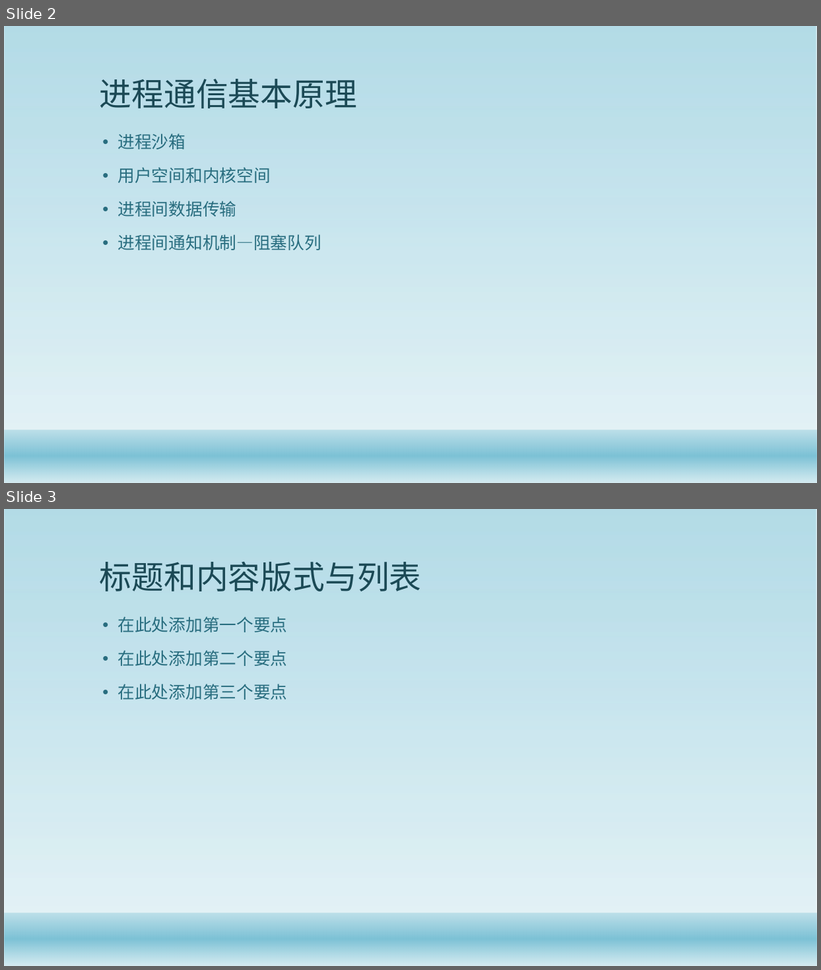
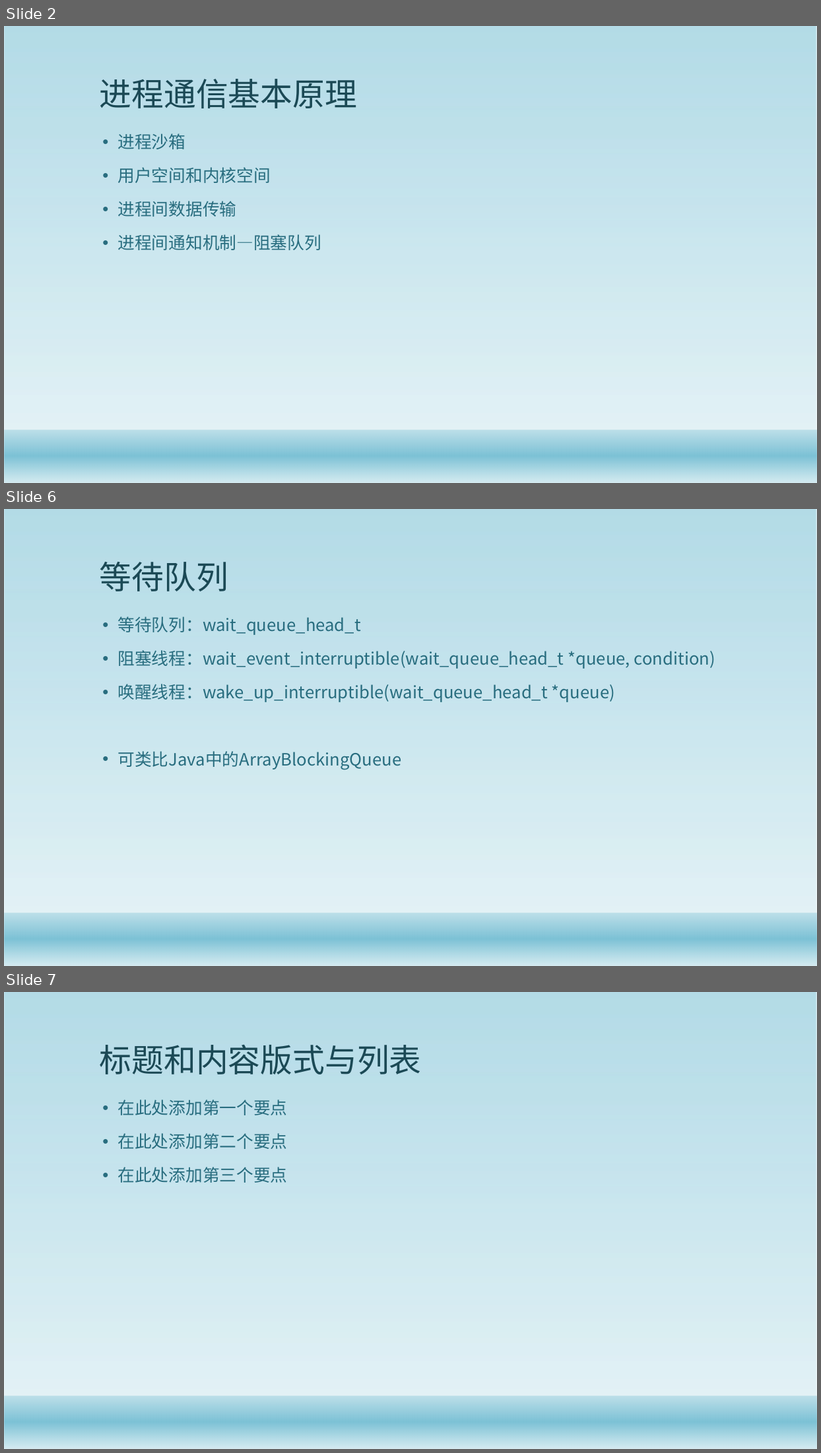
Before and after one commit to gaozhuo/binder-, a slide deck: 技术分享.pptx. Shown one above the other, each under a label of ours: slides 2 and 3 before the commit, slides 2, 6 and 7 after it; the slides between them are not shown. The pictures are 821x970 and 821x1453 pixels, drawn with LibreOffice and Linux fonts; fonts in the diff are those of the drawing; background and template pictures are left out. Boxes give left, top, right and bottom in pixels: in the first picture for what was removed or moved away, otherwise in the second. Text is boxed around its words. In the diff, an @@ line names an element or a change of style, - is before the commit and + after.

```diff
--- a/技术分享.pptx
+++ b/技术分享.pptx
@@ slide 6 added at box(4, 509, 817, 966), background #FFFFFF; not listed: 2 template elements that a slide beside it also shows @@
@@ title added at box(100, 562, 228, 591), 38 pt, text #1B4855 @@
+等待队列
@@ text added at box(118, 617, 715, 770), 20 pt, text #296D7F @@
+• 等待队列：wait_queue_head_t
+• 阻塞线程：wait_event_interruptible(wait_queue_head_t *queue, condition)
+• 唤醒线程：wake_up_interruptible(wait_queue_head_t *queue)
+• 可类比Java中的ArrayBlockingQueue
@@ what was slide 3 is now slide 7 @@
```
Also in this commit, not shown: 1 slide changed, 3 other slides added, 1 other file.
